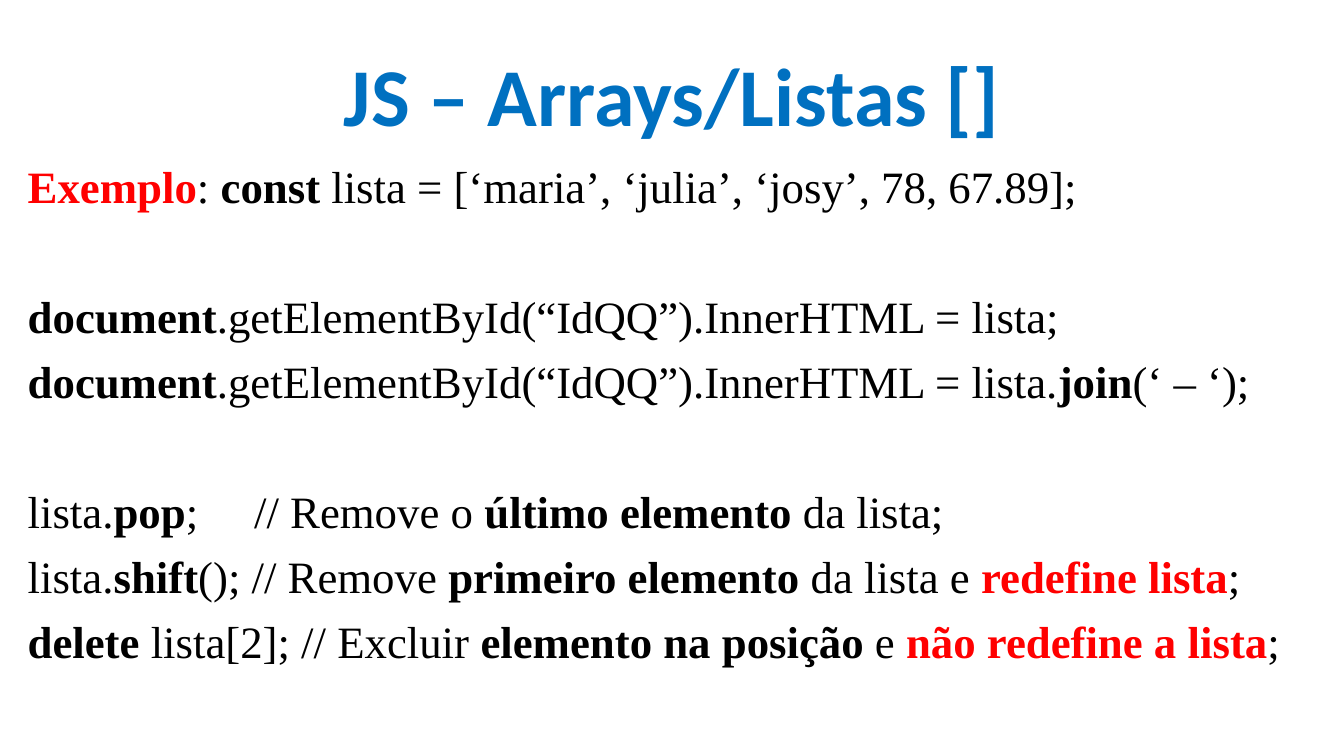
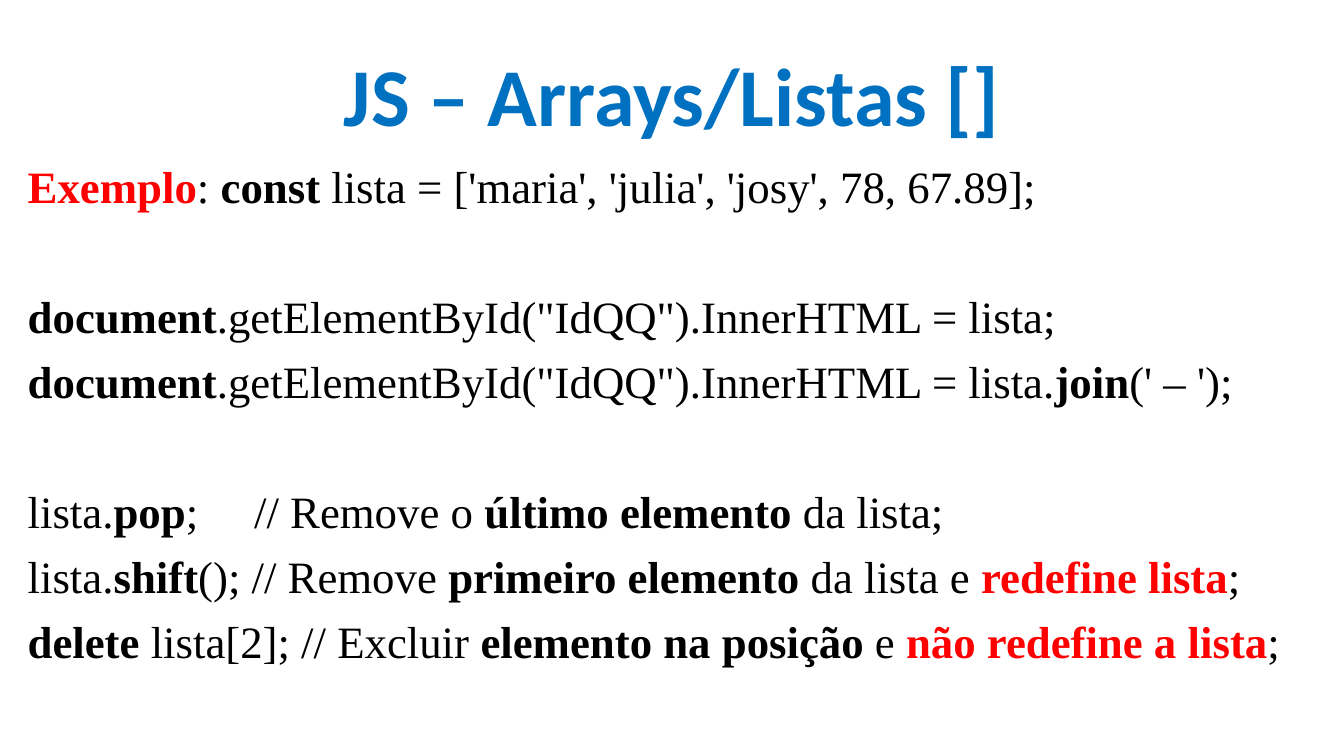
Before and after one commit to CloudEducationBrazil/WydenDesenvolvimentoWebPHP, a slide deck: slide 8 of 01 Classes/Aula 09 Desenvolvimento Web PHP - JS.pptx. Drawn at 1344x756 pixels with LibreOffice and Linux fonts; fonts in the diff are those of the drawing; background and template pictures are left out. Boxes give left, top, right and bottom in pixels: in the first picture for what was removed or moved away, otherwise in the second. Text is boxed around its words. In the diff, an @@ line names an element or a change of style, - is before the commit and + after.

```diff
--- a/01 Classes/Aula 09 Desenvolvimento Web PHP - JS.pptx
+++ b/01 Classes/Aula 09 Desenvolvimento Web PHP - JS.pptx
@@ text at (28, 172, 1152, 408): text changed @@
-Exemplo: const lista = [‘maria’, ‘julia’, ‘josy’, 78, 67.89];
-document.getElementById(“IdQQ”).InnerHTML = lista;
-document.getElementById(“IdQQ”).InnerHTML = lista.join(‘ – ‘);
+Exemplo: const lista = ['maria', 'julia', 'josy', 78, 67.89];
+document.getElementById("IdQQ").InnerHTML = lista;
+document.getElementById("IdQQ").InnerHTML = lista.join(' – ');
```
Also in this commit, not shown: 16 other slides changed, 4 other files.
